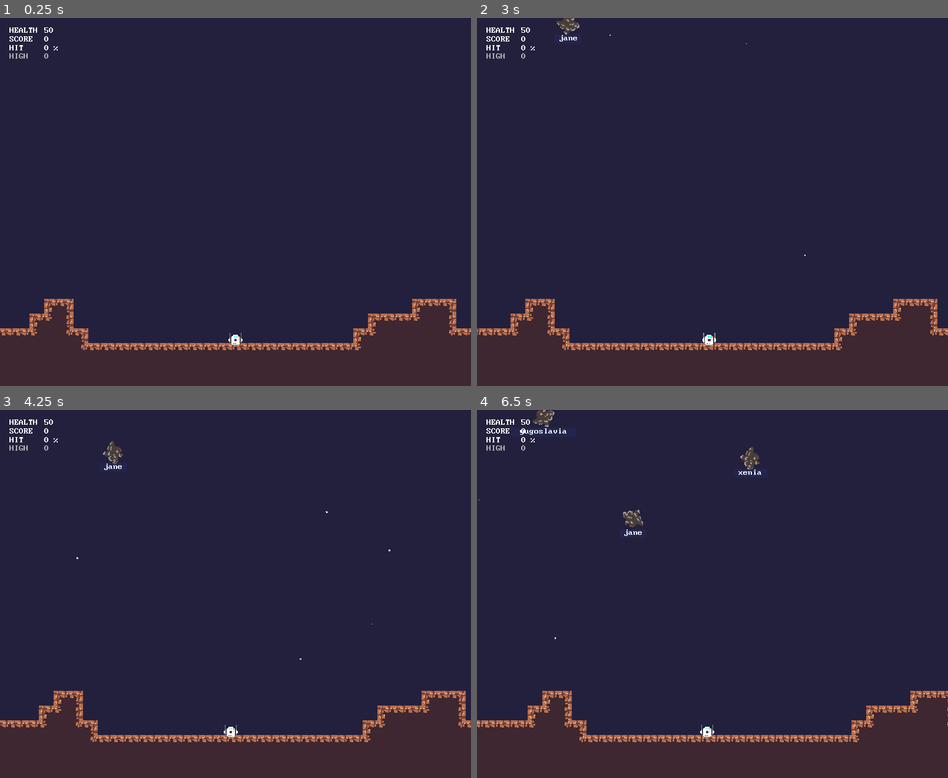
Above: before the commit, frames 1-4 (two rows, left to right).
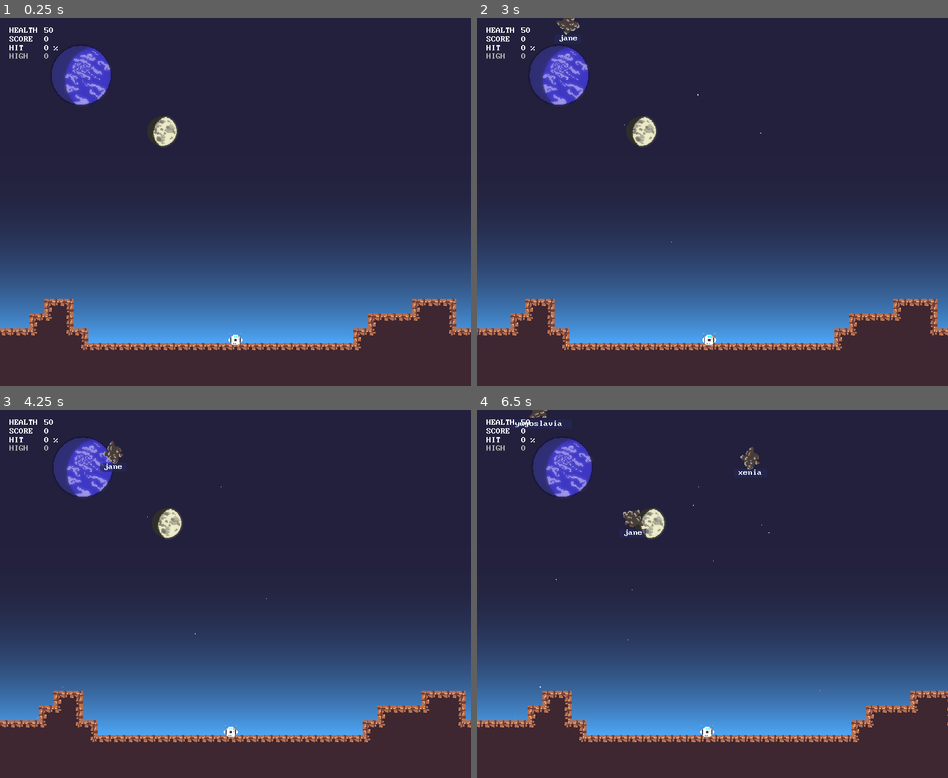
Above: after the commit, the same moments.

Repository: godxkey/hyperkey
Game: Godot game, scene res://level/Sandbox.tscn
The game is run twice, just before and just after one commit, with the same random seed, the same clock (stepped at 60 frames per second) and the same inputs.
Inputs:
- Up to frame 1 (0.25 s): no input
- Up to frame 2 (3 s): tap Z every 0.75 s from 0.6 to 2.85 s; hold A 1.28-2.03 s
- Up to frame 3 (4.25 s): hold A from 3.53 s (still down); tap Z at 3.6 s
- Up to frame 4 (6.5 s): tap Z at 4.35, 5.1, 5.85 s; release A at 5.78 s

The runs differ from the first frame. In frame 1, 28% of the frame differs, in the area x 0-100%, y 7-89%; in frame 2, 28%; in frame 3, 28%; in frame 4, 28%, in the area x 0-100%, y 0-89%.

Commit message:
Add atmosphere, planet, and moon, tweak stars

Diff:
--- a/actor/environment/Planet.tscn
+++ b/actor/environment/Planet.tscn
@@ -1,8 +1,9 @@
-[gd_scene load_steps=5 format=2]
+[gd_scene load_steps=6 format=2]
 
 [ext_resource path="res://world/tile/DirtTiles/tileset_DirtTiles.tres" type="TileSet" id=1]
 [ext_resource path="res://actor/environment/Planet.gd" type="Script" id=2]
 [ext_resource path="res://control/Health.gd" type="Script" id=3]
+[ext_resource path="res://world/Atmosphere.tscn" type="PackedScene" id=4]
 
 [sub_resource type="RectangleShape2D" id=1]
 extents = Vector2( 480, 32 )
@@ -23,5 +24,8 @@
 tile_data = PoolIntArray( -327657, 47, 0, -327656, 47, 2, -196629, 47, 0, -196628, 47, 2, -262122, 47, 0, -262121, 47,  …(7606 unchanged characters)…
 
 [node name="CollisionShape2D" type="CollisionShape2D" parent="."]
+visible = false
 position = Vector2( 0, 32 )
 shape = SubResource( 1 )
+
+[node name="Atmosphere" parent="." instance=ExtResource( 4 )]
--- a/control/spawning/Spawner.gd
+++ b/control/spawning/Spawner.gd
@@ -19,7 +19,7 @@
 func randomize_spawn_timer():
   var chance = 0.15 if timer.wait_time > 2.0 else 0.5
   if randf() < chance:
-    timer.wait_time = rand_range(1.0, 2.2)
+    timer.wait_time = rand_range(1.0, 2.5)
 
 func _set_spawn_area(value):
   spawn_area = value
--- a/effect/explosion/GroundExplosion.tscn
+++ b/effect/explosion/GroundExplosion.tscn
@@ -82,16 +82,14 @@
 orbit_velocity_random = 0.0
 angle = 360.0
 angle_random = 1.0
-angle_curve = SubResource( 8 )
-scale_curve = SubResource( 10 )
+angle_curve = SubResource( 10 )
+scale_curve = SubResource( 12 )
 
 [node name="GroundExplosion" type="Particles2D"]
 material = SubResource( 1 )
 z_index = 10
-amount = 32
 lifetime = 3.0
 explosiveness = 1.0
-randomness = 0.4
 process_material = SubResource( 6 )
 __meta__ = {
 "_editor_description_": "Large explosion for hitting the ground effect"
--- a/level/Sandbox.tscn
+++ b/level/Sandbox.tscn
@@ -5,7 +5,7 @@
 [ext_resource path="res://control/ProjectileManager.tscn" type="PackedScene" id=3]
 [ext_resource path="res://ui/HUD.tscn" type="PackedScene" id=4]
 [ext_resource path="res://control/Typist.tscn" type="PackedScene" id=5]
-[ext_resource path="res://world/BackgroundStars.tscn" type="PackedScene" id=6]
+[ext_resource path="res://world/CelestialBackground.tscn" type="PackedScene" id=7]
 [ext_resource path="res://control/CameraShake.tscn" type="PackedScene" id=8]
 
 [sub_resource type="Environment" id=1]
@@ -26,7 +26,7 @@
 planet_path = NodePath("../../Planet")
 typist_path = NodePath("../../Typist")
 
-[node name="BackgroundStars" parent="." instance=ExtResource( 6 )]
+[node name="CelestialBackground" parent="." instance=ExtResource( 7 )]
 
 [node name="ProjectileManager" parent="." instance=ExtResource( 3 )]
 
--- a/project.godot
+++ b/project.godot
@@ -44,6 +44,11 @@
 "language": "GDScript",
 "path": "res://control/RadialMotion.gd"
 }, {
+"base": "Node",
+"class": "SoundSelector",
+"language": "GDScript",
+"path": "res://audio/SoundSelector.gd"
+}, {
 "base": "Reference",
 "class": "TextGenerator",
 "language": "GDScript",
@@ -77,6 +82,7 @@
 "LinearMotion": "",
 "Player": "",
 "RadialMotion": "",
+"SoundSelector": "",
 "TextGenerator": "",
 "TextTargets": "",
 "TypistLabel": "",
--- /dev/null
+++ b/world/Atmosphere.tscn
@@ -0,0 +1,80 @@
+[gd_scene load_steps=8 format=2]
+
+[ext_resource path="res://world/StarSquare.png" type="Texture" id=1]
+
+[sub_resource type="VisualShaderNodeColorConstant" id=2]
+output_port_for_preview = 0
+constant = Color( 0.309804, 0.67451, 1, 1 )
+
+[sub_resource type="VisualShaderNodeInput" id=3]
+output_port_for_preview = 0
+input_name = "uv"
+
+[sub_resource type="VisualShaderNodeVectorDecompose" id=4]
+output_port_for_preview = 1
+
+[sub_resource type="VisualShaderNodeScalarOp" id=7]
+default_input_values = [ 0, 0.0, 1, 2.5 ]
+operator = 5
+
+[sub_resource type="VisualShader" id=5]
+code = "shader_type canvas_item;
+
+
+
+void vertex() {
+// Output:0
+
+}
+
+void fragment() {
+// Color:2
+	vec3 n_out2p0 = vec3(0.309804, 0.674510, 1.000000);
+	float n_out2p1 = 1.000000;
+
+// Input:3
+	vec3 n_out3p0 = vec3(UV, 0.0);
+
+// VectorDecompose:5
+	float n_out5p0 = n_out3p0.x;
+	float n_out5p1 = n_out3p0.y;
+	float n_out5p2 = n_out3p0.z;
+
+// ScalarOp:6
+	float n_in6p1 = 2.50000;
+	float n_out6p0 = pow(n_out5p1, n_in6p1);
+
+// Output:0
+	COLOR.rgb = n_out2p0;
+	COLOR.a = n_out6p0;
+
+}
+
+void light() {
+// Output:0
+
+}
+"
+graph_offset = Vector2( -514, -42.5 )
+mode = 1
+flags/light_only = false
+nodes/fragment/0/position = Vector2( 240, 120 )
+nodes/fragment/2/node = SubResource( 2 )
+nodes/fragment/2/position = Vector2( -360, 80 )
+nodes/fragment/3/node = SubResource( 3 )
+nodes/fragment/3/position = Vector2( -440, 320 )
+nodes/fragment/5/node = SubResource( 4 )
+nodes/fragment/5/position = Vector2( -220, 320 )
+nodes/fragment/6/node = SubResource( 7 )
+nodes/fragment/6/position = Vector2( 20, 240 )
+nodes/fragment/connections = PoolIntArray( 3, 0, 5, 0, 2, 0, 0, 0, 5, 1, 6, 0, 6, 0, 0, 1 )
+
+[sub_resource type="ShaderMaterial" id=6]
+shader = SubResource( 5 )
+
+[node name="Atmosphere" type="Sprite"]
+material = SubResource( 6 )
+position = Vector2( 2.84217e-14, -104 )
+scale = Vector2( 247.201, 53.6643 )
+z_index = -10
+texture = ExtResource( 1 )
--- a/world/BackgroundStars.tscn
+++ /dev/null
@@ -1,42 +0,0 @@
-[gd_scene load_steps=7 format=2]
-
-[ext_resource path="res://world/StarSquare.png" type="Texture" id=1]
-[ext_resource path="res://world/StarParallax.gd" type="Script" id=2]
-
-[sub_resource type="CanvasItemMaterial" id=6]
-blend_mode = 1
-
-[sub_resource type="Curve" id=1]
-_data = [ Vector2( 0, 0 ), 0.0, 0.0, 0, 0, Vector2( 0.248804, 1 ), 0.0, 0.0, 0, 0, Vector2( 0.502392, 0 ), 0.0, 0.0, 0, 0, Vector2( 0.746412, 1 ), 0.0, 0.0, 0, 0, Vector2( 1, 0 ), 0.0, 0.0, 0, 0 ]
-
-[sub_resource type="CurveTexture" id=2]
-curve = SubResource( 1 )
-
-[sub_resource type="ParticlesMaterial" id=3]
-emission_shape = 2
-emission_box_extents = Vector3( 640, 360, 1 )
-flag_disable_z = true
-gravity = Vector3( 0, 0, 0 )
-angular_velocity = 50.0
-angular_velocity_random = 1.0
-orbit_velocity = 0.0
-orbit_velocity_random = 0.0
-scale = 0.1
-scale_random = 0.6
-scale_curve = SubResource( 2 )
-
-[node name="BackgroundStars" type="ParallaxBackground"]
-
-[node name="StarParallax" type="ParallaxLayer" parent="."]
-motion_mirroring = Vector2( 1280, 720 )
-script = ExtResource( 2 )
-scroll_speed = 200.0
-
-[node name="Stars" type="Particles2D" parent="StarParallax"]
-material = SubResource( 6 )
-position = Vector2( 640, 360 )
-amount = 16
-lifetime = 5.0
-randomness = 1.0
-process_material = SubResource( 3 )
-texture = ExtResource( 1 )
--- /dev/null
+++ b/world/CelestialBackground.tscn
@@ -0,0 +1,33 @@
+[gd_scene load_steps=5 format=2]
+
+[ext_resource path="res://world/Planet.png" type="Texture" id=1]
+[ext_resource path="res://world/StarParticles.tscn" type="PackedScene" id=2]
+[ext_resource path="res://world/Moon.png" type="Texture" id=3]
+
+[sub_resource type="CanvasItemMaterial" id=1]
+blend_mode = 1
+
+[node name="CelestialBackground" type="ParallaxBackground"]
+
+[node name="Stars" type="ParallaxLayer" parent="."]
+motion_scale = Vector2( 0.05, 0.05 )
+motion_mirroring = Vector2( 2048, 1600 )
+
+[node name="Stars" parent="Stars" instance=ExtResource( 2 )]
+material = SubResource( 1 )
+amount = 64
+lifetime = 10.0
+
+[node name="Planets" type="ParallaxLayer" parent="."]
+motion_scale = Vector2( 0.2, 0.2 )
+
+[node name="Planet" type="Sprite" parent="Planets"]
+position = Vector2( -336, -336 )
+texture = ExtResource( 1 )
+
+[node name="Moons" type="ParallaxLayer" parent="."]
+motion_scale = Vector2( 0.5, 0.5 )
+
+[node name="Moon" type="Sprite" parent="Moons"]
+position = Vector2( -160, -304 )
+texture = ExtResource( 3 )
--- a/world/StarParallax.gd
+++ /dev/null
@@ -1,6 +0,0 @@
-extends ParallaxLayer
-
-export(float) var scroll_speed = 10.0
-
-func _process(delta):
-  motion_offset += Vector2(scroll_speed, scroll_speed) * delta
--- /dev/null
+++ b/world/StarParticles.tscn
@@ -0,0 +1,29 @@
+[gd_scene load_steps=5 format=2]
+
+[ext_resource path="res://world/StarSquare.png" type="Texture" id=1]
+
+[sub_resource type="Curve" id=2]
+_data = [ Vector2( 0, 0 ), 0.0, 0.0, 0, 0, Vector2( 0.248804, 1 ), 0.0, 0.0, 0, 0, Vector2( 0.502392, 0 ), 0.0, 0.0, 0, 0, Vector2( 0.746412, 1 ), 0.0, 0.0, 0, 0, Vector2( 1, 0 ), 0.0, 0.0, 0, 0 ]
+
+[sub_resource type="CurveTexture" id=3]
+curve = SubResource( 2 )
+
+[sub_resource type="ParticlesMaterial" id=4]
+emission_shape = 2
+emission_box_extents = Vector3( 640, 360, 1 )
+flag_disable_z = true
+gravity = Vector3( 0, 0, 0 )
+angular_velocity = 50.0
+angular_velocity_random = 1.0
+orbit_velocity = 0.0
+orbit_velocity_random = 0.0
+scale = 0.1
+scale_random = 0.6
+scale_curve = SubResource( 3 )
+
+[node name="Stars" type="Particles2D"]
+amount = 32
+lifetime = 5.0
+randomness = 1.0
+process_material = SubResource( 4 )
+texture = ExtResource( 1 )
Binary file removed: actor/environment/Planet.png
Not shown: 4 places in effect/explosion/GroundExplosion.tscn that only renumber resources
Binary file added: world/Moon.png
Not shown, changed: world/Moon.png.import
Binary file added: world/Planet.png
Not shown, added: world/Planet.png.import
Binary file added: world/StarMask.png
Not shown, added: world/StarMask.png.import
Binary file changed: world/StarSquare.png
Binary file added: world/WhiteSquare.png
Not shown, added: world/WhiteSquare.png.import
